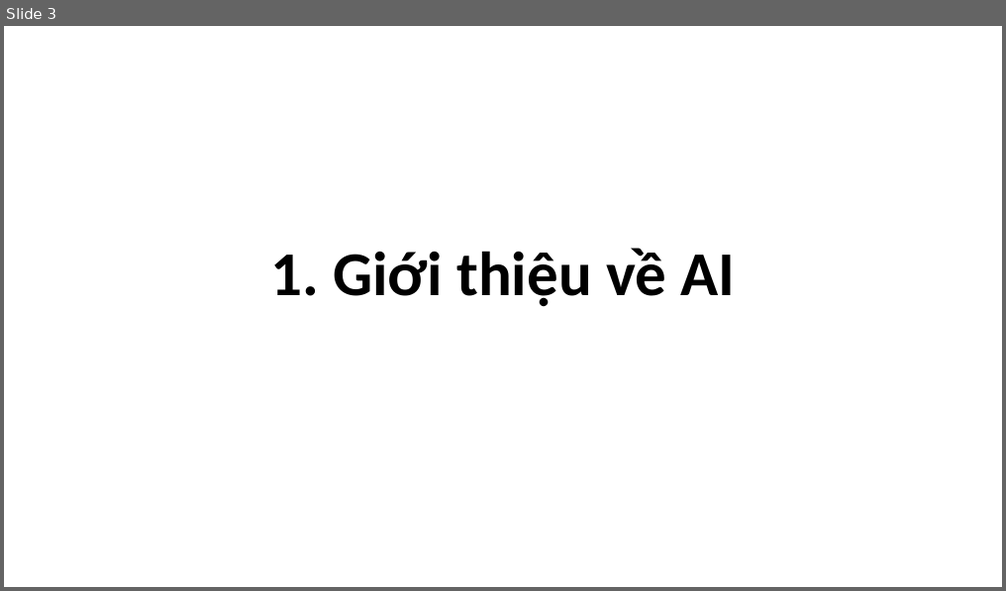
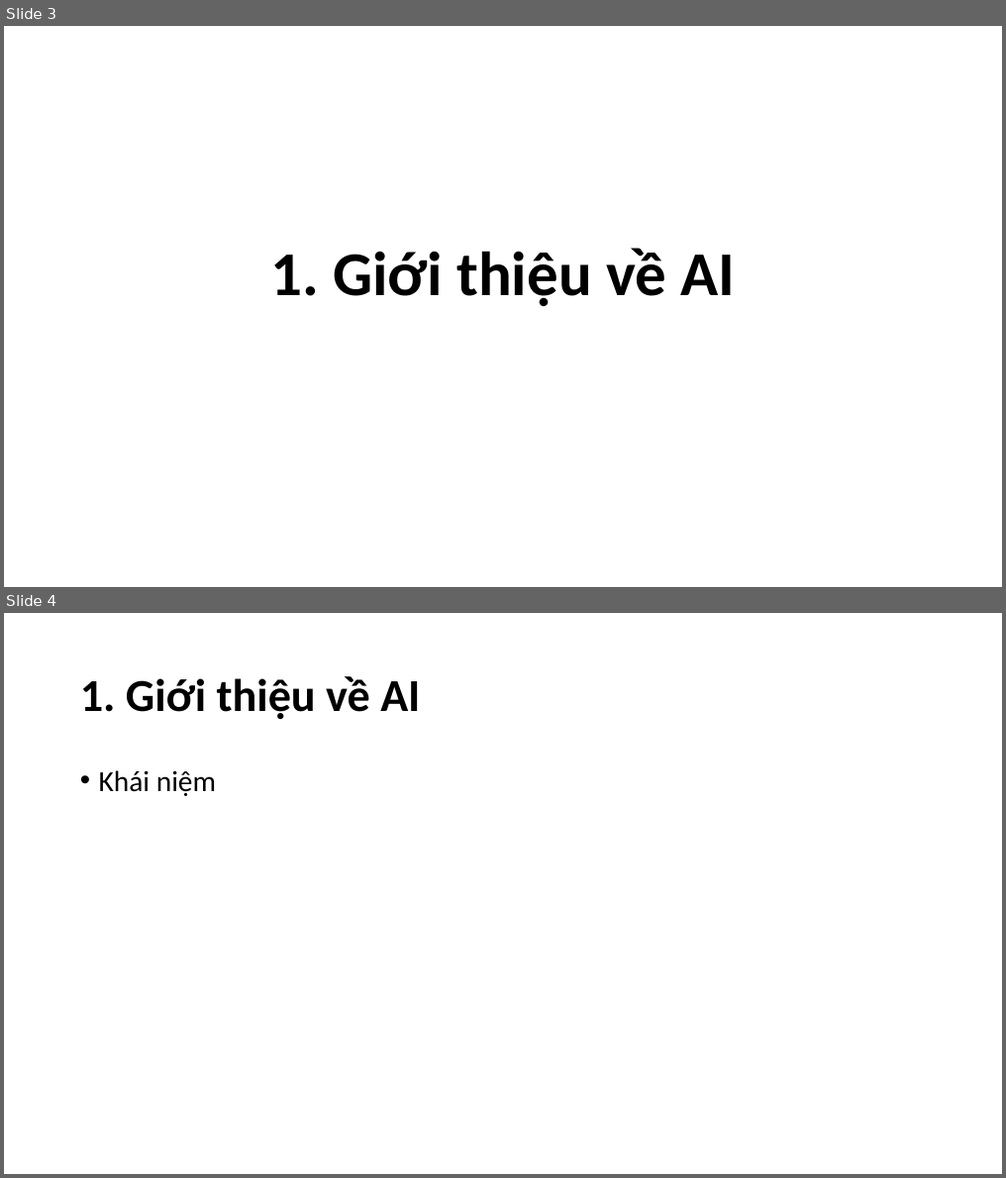
Before and after one commit to doantiendung0210/chuan-bi-lab, a slide deck: Tuan_1/Báo cáo tuần 1.pptx. Shown one above the other, each under a label of ours: slide 3 before the commit, slides 3 and 4 after it. The pictures are 1006x591 and 1006x1178 pixels, drawn with LibreOffice and Linux fonts; fonts in the diff are those of the drawing. Boxes give left, top, right and bottom in pixels: in the first picture for what was removed or moved away, otherwise in the second. Text is boxed around its words. In the diff, an @@ line names an element or a change of style, - is before the commit and + after.

```diff
--- a/Tuan_1/Báo cáo tuần 1.pptx
+++ b/Tuan_1/Báo cáo tuần 1.pptx
@@ slide 4 added at bbox=[4, 613, 1002, 1174], background #FFFFFF @@
@@ title added at bbox=[80, 676, 420, 720], 44 pt, text #000000, bold @@
+1. Giới thiệu về AI
@@ text added at bbox=[99, 770, 216, 796], 28 pt, text #000000 @@
+• Khái niệm
```
Also in this commit, not shown: 1 slide changed, 25 other slides added.
